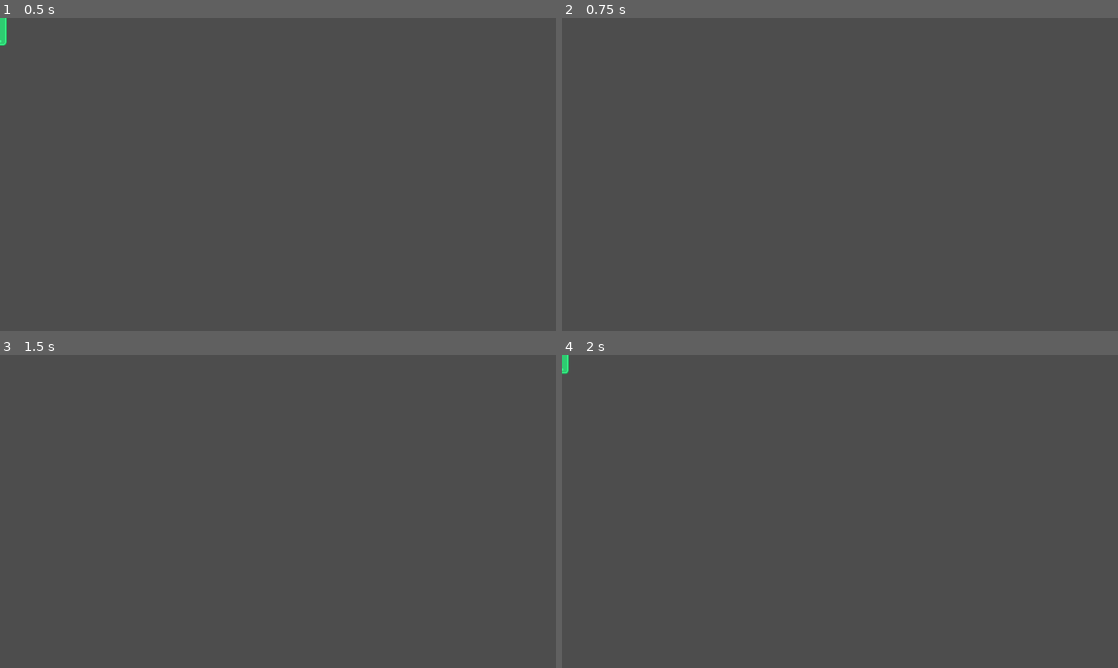
Above: before the commit, frames 1-4 (two rows, left to right).
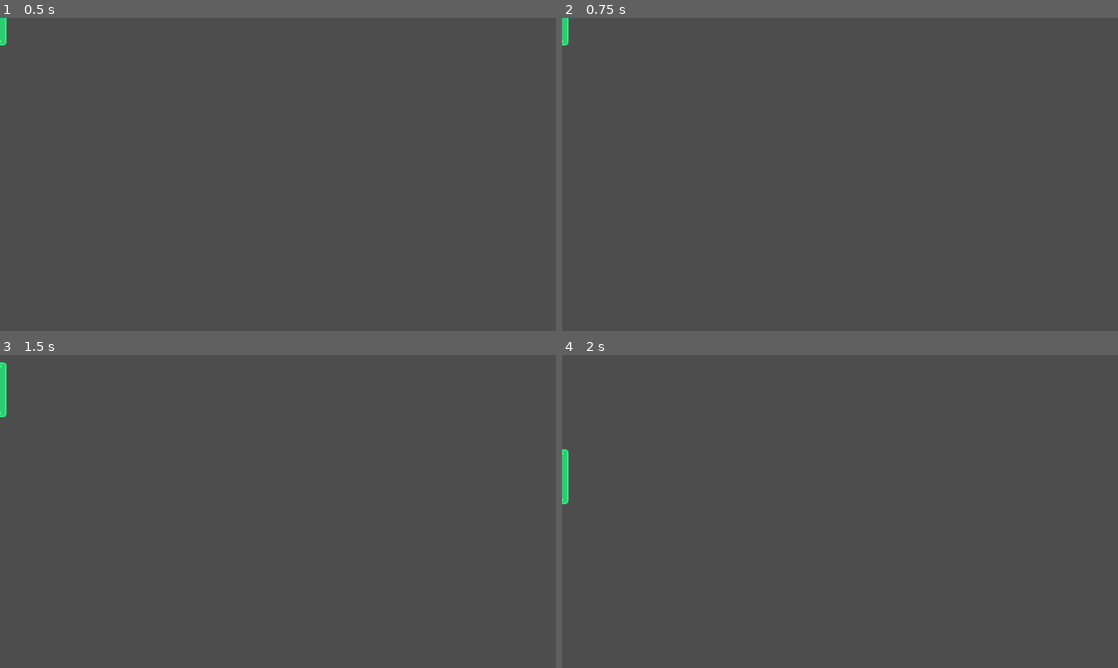
Above: after the commit, the same moments.

Repository: jamesspearsv/pong
Game: Godot game, scene res://scenes/paddle.tscn
The game is run twice, just before and just after one commit, with the same random seed, the same clock (stepped at 60 frames per second) and the same inputs. The project has no main scene, so this scene is started directly.
Inputs:
- Up to frame 1 (0.5 s): no input
- Up to frame 2 (0.75 s): tap Enter at 0.5 s; hold Up (ui_up) from 0.53 s (still down)
- Up to frame 3 (1.5 s): tap Space at 1.25 s; release Up (ui_up) at 1.28 s; hold Down (ui_down) from 1.28 s (still down)
- Up to frame 4 (2 s): keep holding Down (ui_down)

Frame 1 is identical in both runs. In frame 2, 0.1% of the frame differs, in the area x 0-2%, y 0-9%; in frame 3, 0.2%; in frame 4, 0.3%, in the area x 0-2%, y 0-48%.

Commit message:
Added logic to clamp player paddle to viewport

Diff:
--- a/project.godot
+++ b/project.godot
@@ -8,10 +8,14 @@
 
 config_version=5
 
+[animation]
+
+compatibility/default_parent_skeleton_in_mesh_instance_3d=true
+
 [application]
 
 config/name="pong"
-config/features=PackedStringArray("4.5", "Forward Plus")
+config/features=PackedStringArray("4.6", "Forward Plus")
 config/icon="res://icon.svg"
 
 [display]
--- a/scenes/paddle.tscn
+++ b/scenes/paddle.tscn
@@ -6,12 +6,12 @@
 [sub_resource type="RectangleShape2D" id="RectangleShape2D_pacq5"]
 size = Vector2(32, 128)
 
-[node name="Paddle" type="Area2D"]
+[node name="Paddle" type="Area2D" unique_id=701515618]
 script = ExtResource("1_y7wee")
 metadata/_edit_group_ = true
 
-[node name="CollisionShape2D" type="CollisionShape2D" parent="."]
+[node name="CollisionShape2D" type="CollisionShape2D" parent="." unique_id=1252342495]
 shape = SubResource("RectangleShape2D_pacq5")
 
-[node name="Sprite2D" type="Sprite2D" parent="."]
+[node name="Sprite2D" type="Sprite2D" parent="." unique_id=645486028]
 texture = ExtResource("2_mo4dg")
--- a/scripts/paddle.gd
+++ b/scripts/paddle.gd
@@ -10,6 +10,7 @@
 
 # Called every frame. 'delta' is the elapsed time since the previous frame.
 func _process(delta: float) -> void:
+	var viewport: Rect2 = get_viewport().get_visible_rect()
 	var movement = Vector2.ZERO
 
 	# Set movement direction based on input
@@ -19,3 +20,4 @@
 		movement.y = -1
 
 	position += movement * speed * delta
+	position.y = clamp(position.y, 0, viewport.size.y)
Not shown: 1 places in scenes/paddle.tscn that only renumber resources
